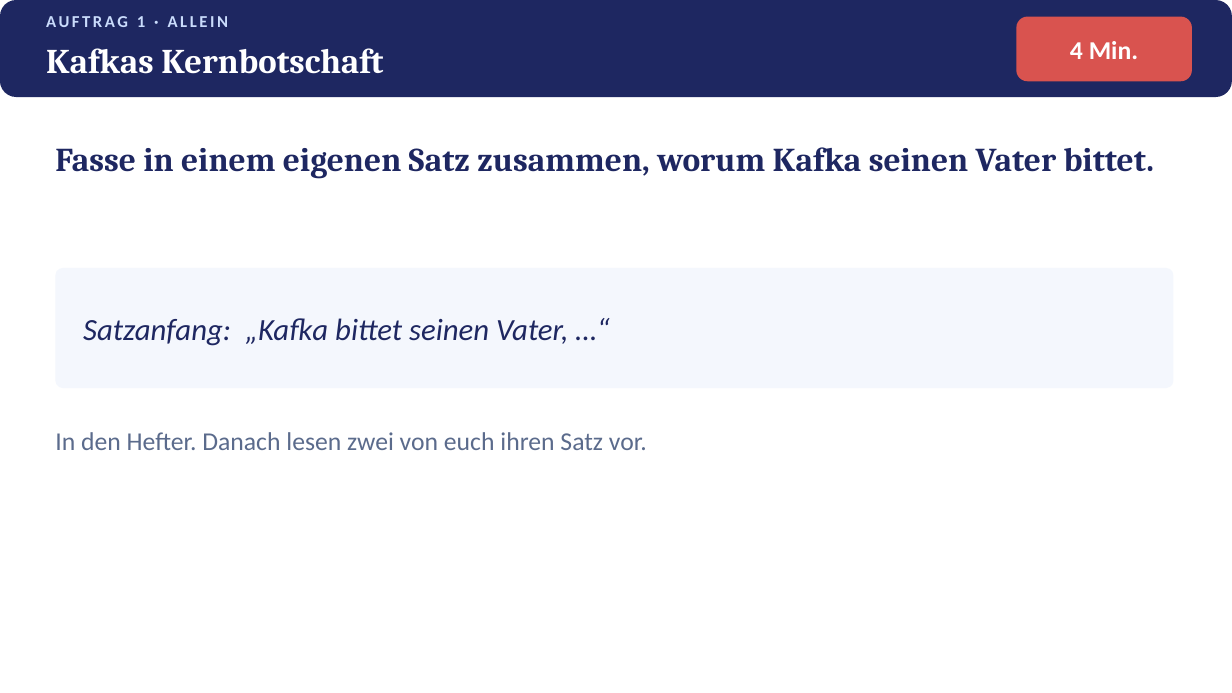
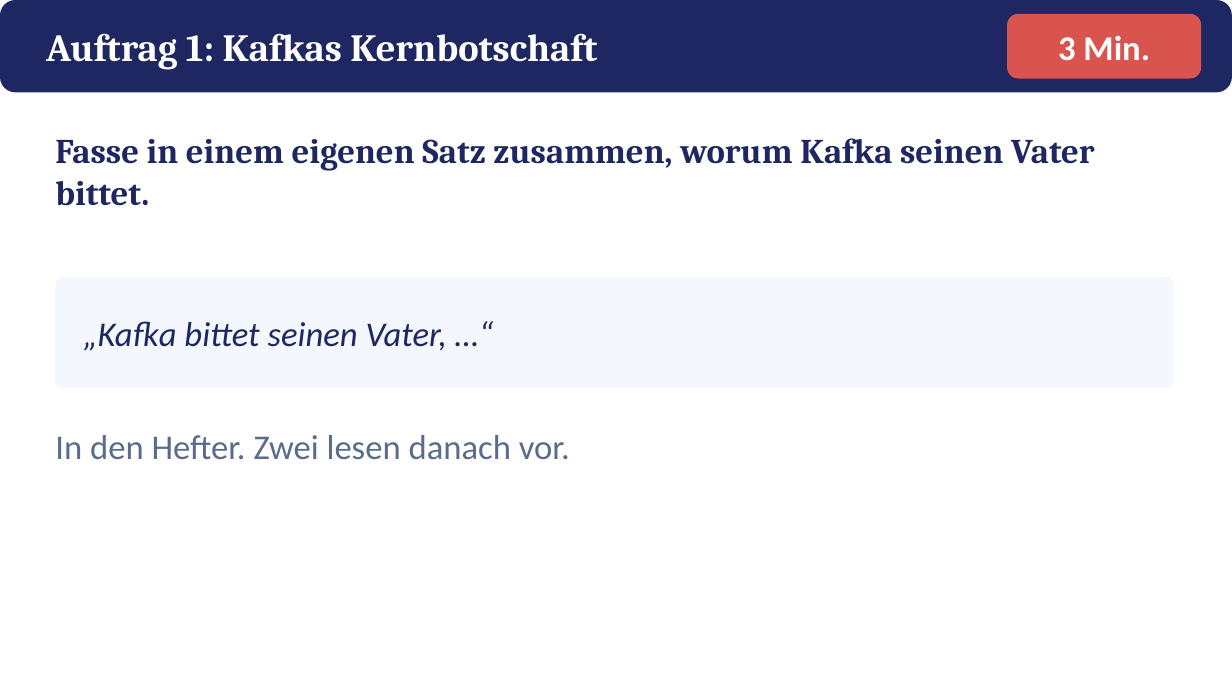
Before and after one commit to golzkonstantin-gif/Schule, a slide deck: slide 12 of Deutsch_11/Kafka_Appell/Praesentation_Kafkas_Appell.pptx (slide 5 before the commit). Drawn at 1232x693 pixels with LibreOffice and Linux fonts; fonts in the diff are those of the drawing. Boxes give left, top, right and bottom in pixels: in the first picture for what was removed or moved away, otherwise in the second. Text is boxed around its words. In the diff, an @@ line names an element or a change of style, - is before the commit and + after.

```diff
--- a/Deutsch_11/Kafka_Appell/Praesentation_Kafkas_Appell.pptx
+++ b/Deutsch_11/Kafka_Appell/Praesentation_Kafkas_Appell.pptx
@@ rounded rectangle: place and size @@
-rounded rectangle at [0,0,1232,97]
+rounded rectangle at [0,0,1232,92]
@@ text "Auftrag 1: Kafkas Kernbotschaft" at [46,33,597,70]: vertical alignment top to middle @@
@@ text removed at [46,16,229,27] @@
-AUFTRAG 1 · ALLEIN
@@ rounded rectangle: place and size @@
-rounded rectangle at [1017,17,1192,81]
+rounded rectangle at [1007,14,1202,79]
@@ text at [46,33,597,70]: text changed; size 27 to 30 pt @@
-Kafkas Kernbotschaft
+Auftrag 1: Kafkas Kernbotschaft
@@ text at [1058,35,1150,60]: text changed; size 20 to 27 pt @@
-4 Min.
+3 Min.
@@ text "Fasse in einem eigenen Satz ...": place and size @@
-text "Fasse in einem eigenen Satz ..." at [55,147,1155,179]
+text "Fasse in einem eigenen Satz ..." at [55,138,1095,206]
@@ text "Fasse in einem eigenen Satz ..." at [55,138,1095,206]: size 26 to 27 pt @@
@@ rounded rectangle: place and size @@
-rounded rectangle at [55,268,1174,388]
+rounded rectangle at [55,277,1174,388]
@@ rounded rectangle at [55,277,1174,388]: proportions changed @@
@@ text at [83,321,447,351]: text changed; size 24 to 27 pt @@
-Satzanfang: „Kafka bittet seinen Vater, …“
+„Kafka bittet seinen Vater, …“
@@ text at [55,435,570,459]: text changed; size 20 to 27 pt @@
-In den Hefter. Danach lesen zwei von euch ihren Satz vor.
+In den Hefter. Zwei lesen danach vor.
```
Also in this commit, not shown: 6 other slides changed, 10 slides added, 2 slides removed, 16 other files.
